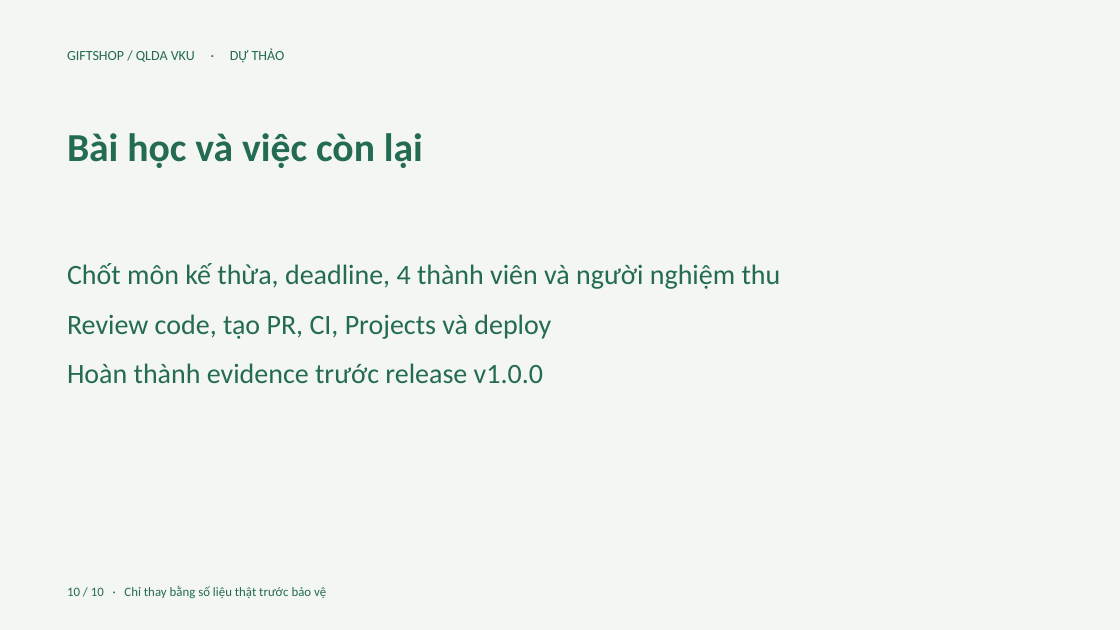
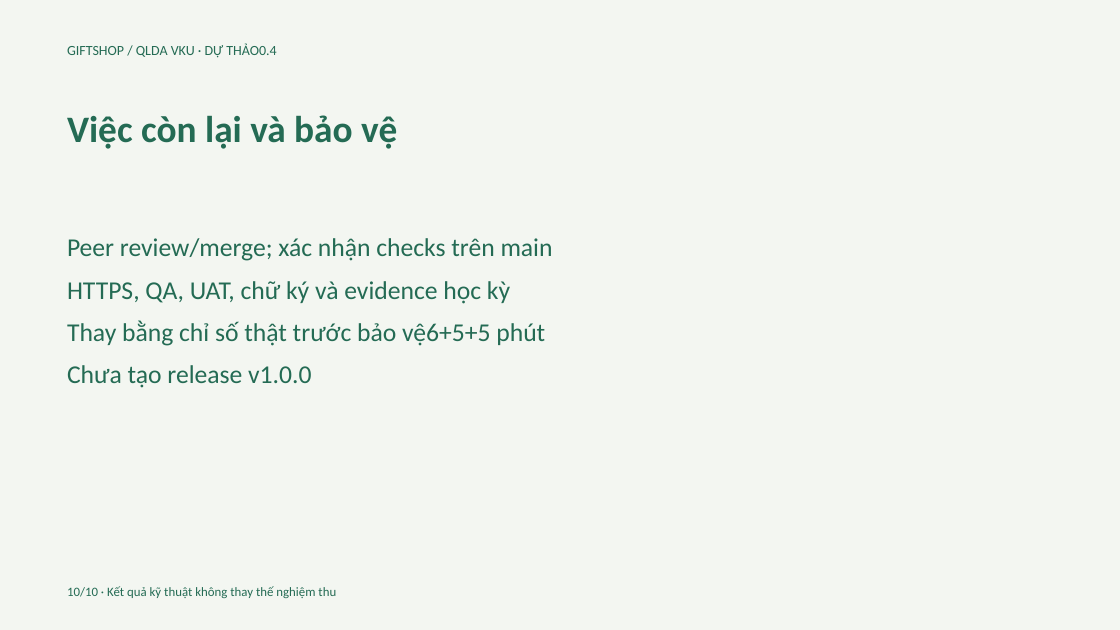
Before and after one commit to TanTai08/WebSouvenir, a slide deck: slide 10 of reports/05_Presentation_DRAFT.pptx. Drawn at 1120x630 pixels with LibreOffice and Linux fonts; fonts in the diff are those of the drawing. Boxes give left, top, right and bottom in pixels: in the first picture for what was removed or moved away, otherwise in the second. Text is boxed around its words. In the diff, an @@ line names an element or a change of style, - is before the commit and + after.

```diff
--- a/reports/05_Presentation_DRAFT.pptx
+++ b/reports/05_Presentation_DRAFT.pptx
@@ text at (67, 44, 276, 58): text changed @@
-GIFTSHOP / QLDA VKU · DỰ THẢO
+GIFTSHOP / QLDA VKU · DỰ THẢO0.4
@@ text at (67, 115, 397, 149): text changed; size 34 to 32 pt @@
-Bài học và việc còn lại
+Việc còn lại và bảo vệ
@@ text at (67, 238, 553, 388): text changed; size 24 to 22 pt @@
-Chốt môn kế thừa, deadline, 4 thành viên và người nghiệm thu
-Review code, tạo PR, CI, Projects và deploy
-Hoàn thành evidence trước release v1.0.0
+Peer review/merge; xác nhận checks trên main
+HTTPS, QA, UAT, chữ ký và evidence học kỳ
+Thay bằng chỉ số thật trước bảo vệ6+5+5 phút
+Chưa tạo release v1.0.0
@@ text at (67, 586, 336, 598): text changed @@
-10 / 10 · Chỉ thay bằng số liệu thật trước bảo vệ
+10/10 · Kết quả kỹ thuật không thay thế nghiệm thu
```
Also in this commit, not shown: 1 other slide changed, 8 slides added, 8 slides removed, 22 other files.
